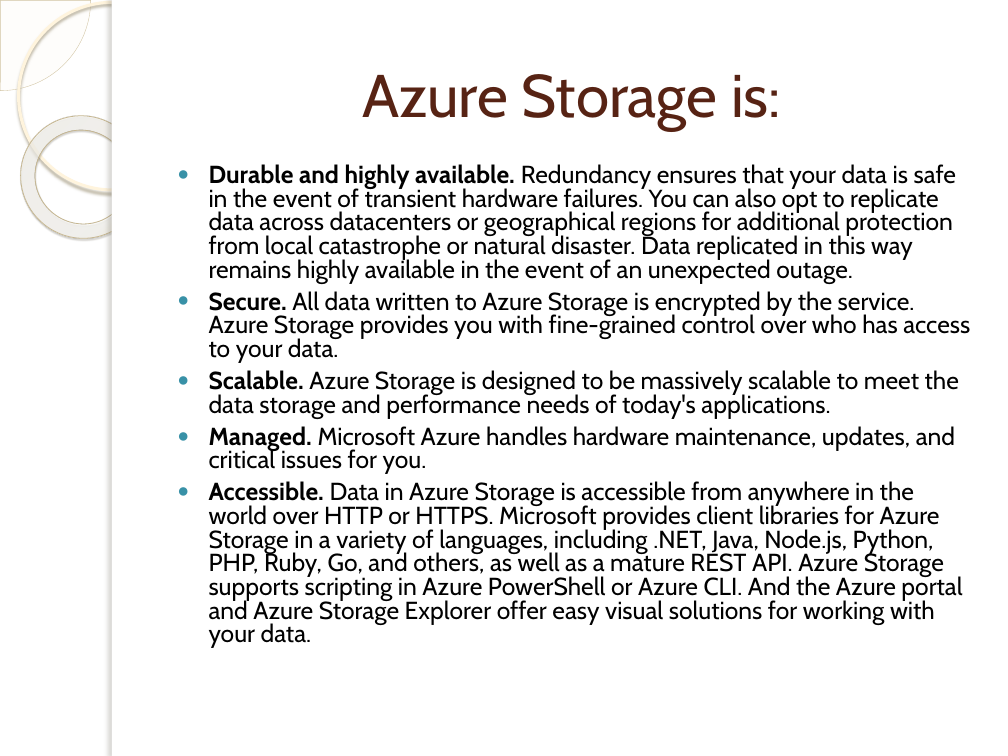
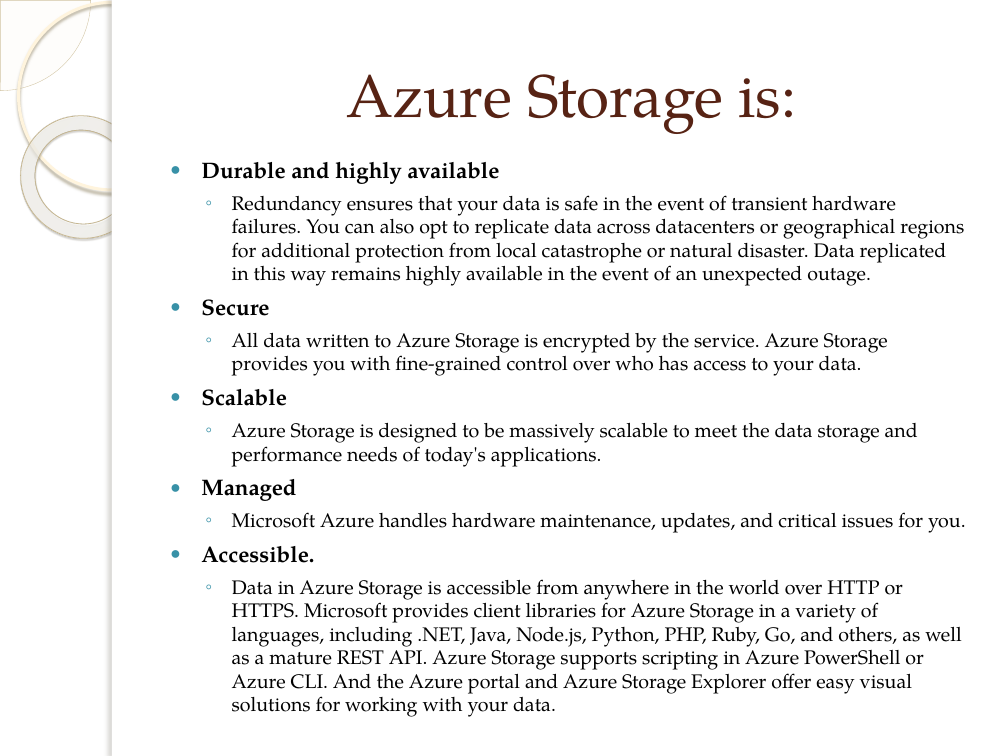
Before and after one commit to plwest-atmark/RealTimeWebAppDev, a slide deck: slide 3 of Chapter04/AzureStorageTest_Example/AzureStorageTest_Example/Azure Cloud Storage.pptx. Drawn at 1008x756 pixels with LibreOffice and Linux fonts; fonts in the diff are those of the drawing; background and template pictures are left out. Boxes give left, top, right and bottom in pixels: in the first picture for what was removed or moved away, otherwise in the second. Text is boxed around its words. In the diff, an @@ line names an element or a change of style, - is before the commit and + after.

```diff
--- a/Chapter04/AzureStorageTest_Example/AzureStorageTest_Example/Azure Cloud Storage.pptx
+++ b/Chapter04/AzureStorageTest_Example/AzureStorageTest_Example/Azure Cloud Storage.pptx
@@ title "Azure Storage is:" at [347, 74, 797, 134]: font Cabin to TeX Gyre Pagella @@
@@ text at [201, 162, 966, 717]: text changed; size 17.6 to 14 pt; font Cabin to TeX Gyre Pagella @@
-● Durable and highly available. Redundancy ensures that your data is safe in the event of transient hardware failures. You can also opt to replicate data across datacenters or geographical regions for additional protection from local catastrophe or natural disaster. Data replicated in this way remains highly available in the event of an unexpected outage.
-● Secure. All data written to Azure Storage is encrypted by the service. Azure Storage provides you with fine-grained control over who has access to your data.
-● Scalable. Azure Storage is designed to be massively scalable to meet the data storage and performance needs of today's applications.
-● Managed. Microsoft Azure handles hardware maintenance, updates, and critical issues for you.
-● Accessible. Data in Azure Storage is accessible from anywhere in the world over HTTP or HTTPS. Microsoft provides client libraries for Azure Storage in a variety of languages, including .NET, Java, Node.js, Python, PHP, Ruby, Go, and others, as well as a mature REST API. Azure Storage supports scripting in Azure PowerShell or Azure CLI. And the Azure portal and Azure Storage Explorer offer easy visual solutions for working with your data.
+● Durable and highly available
+  ◦ Redundancy ensures that your data is safe in the event of transient hardware failures. You can also opt to replicate data across datacenters or geographical regions for additional protection from local catastrophe or natural disaster. Data replicated in this way remains highly available in the event of an unexpected outage.
+● Secure
+  ◦ All data written to Azure Storage is encrypted by the service. Azure Storage provides you with fine-grained control over who has access to your data.
+● Scalable
+  ◦ Azure Storage is designed to be massively scalable to meet the data storage and performance needs of today's applications.
+● Managed
+  ◦ Microsoft Azure handles hardware maintenance, updates, and critical issues for you.
+● Accessible.
+  ◦ Data in Azure Storage is accessible from anywhere in the world over HTTP or HTTPS. Microsoft provides client libraries for Azure Storage in a variety of languages, including .NET, Java, Node.js, Python, PHP, Ruby, Go, and others, as well as a mature REST API. Azure Storage supports scripting in Azure PowerShell or Azure CLI. And the Azure portal and Azure Storage Explorer offer easy visual solutions for working with your data.
```
Also in this commit, not shown: 14 other slides changed, 26 slides added, 1 other file.
